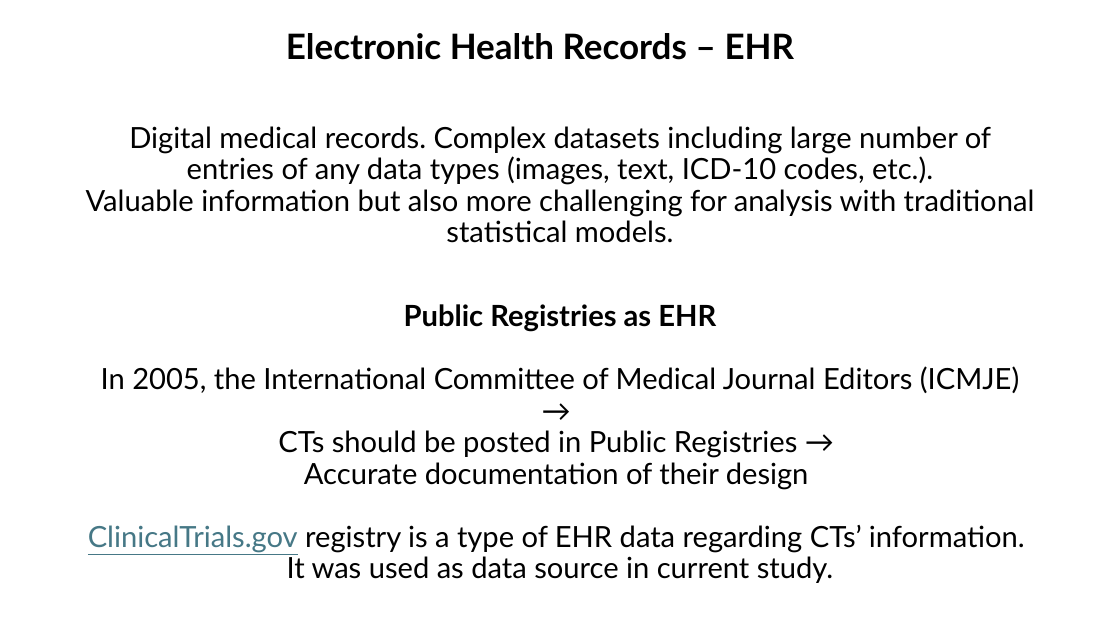
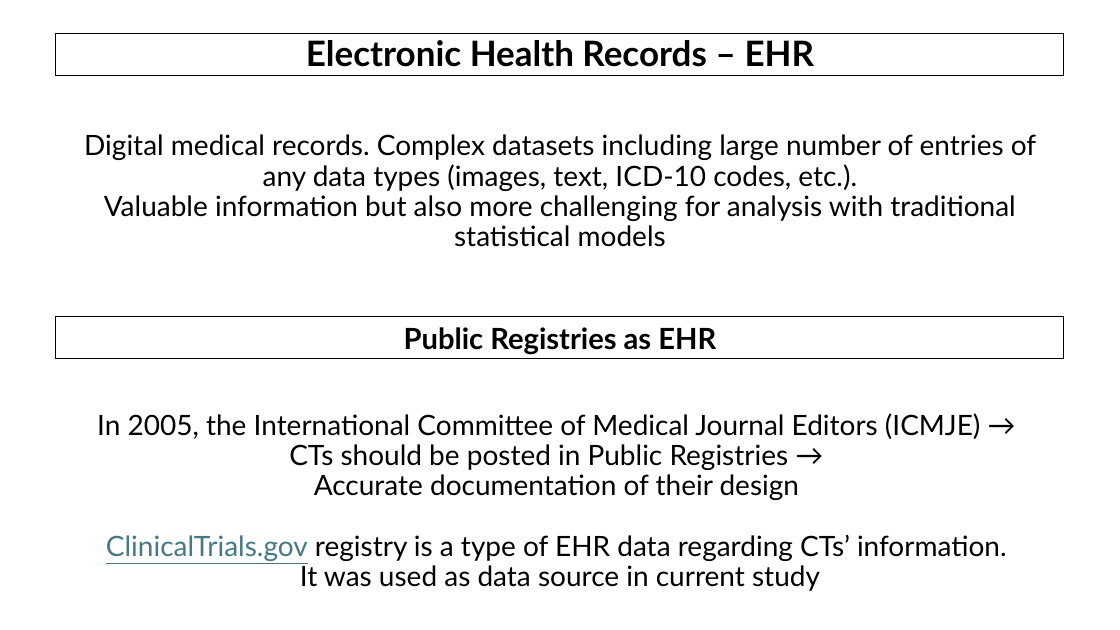
Before and after one commit to AndreouEugenia/Thesis, a slide deck: slide 6 of Thesis_Presentation.pptx. Drawn at 1120x630 pixels with LibreOffice and Linux fonts; fonts in the diff are those of the drawing; background and template pictures are left out. Boxes give left, top, right and bottom in pixels: in the first picture for what was removed or moved away, otherwise in the second. Text is boxed around its words. In the diff, an @@ line names an element or a change of style, - is before the commit and + after.

```diff
--- a/Thesis_Presentation.pptx
+++ b/Thesis_Presentation.pptx
@@ title "Electronic Health Records – EHR" resized from (x1=286, y1=33, x2=795, y2=60) to (x1=56, y1=34, x2=1065, y2=76) @@
@@ title "Electronic Health Records – EHR" at (x1=56, y1=34, x2=1065, y2=76): outline none to #000000 0.75 pt @@
@@ text at (x1=84, y1=134, x2=1036, y2=247): text changed; size 25 to 24 pt @@
-Digital medical records. Complex datasets including large number of entries of any data types (images, text, ICD-10 codes, etc.).
-Valuable information but also more challenging for analysis with traditional statistical models.
+Digital medical records. Complex datasets including large number of entries of any data types (images, text, ICD-10 codes, etc.).
+Valuable information but also more challenging for analysis with traditional statistical models
@@ rectangle added at (x1=56, y1=317, x2=1065, y2=359), outline #000000 0.75 pt, 25 pt, text #000000, bold @@
+Public Registries as EHR
@@ text at (x1=404, y1=304, x2=716, y2=332): paragraph removed @@
-Public Registries as EHR
@@ text "In 2005, the International Committee ..." moved from (x1=88, y1=304, x2=1025, y2=583) to (x1=97, y1=413, x2=1007, y2=591) @@
@@ text at (x1=97, y1=413, x2=1007, y2=561): size 25 to 24 pt in "In 2005, the International Committee of Medical ...", "CTs should be posted in Public Registries ...", "Accurate documentation of their design", "ClinicalTrials.gov registry is a type of EHR ..." @@
@@ text at (x1=300, y1=563, x2=820, y2=591): text changed; size 25 to 24 pt @@
-It was used as data source in current study.
+It was used as data source in current study
```
Also in this commit, not shown: 24 other slides changed, 1 slide added, 2 slides removed, 38 other files.
